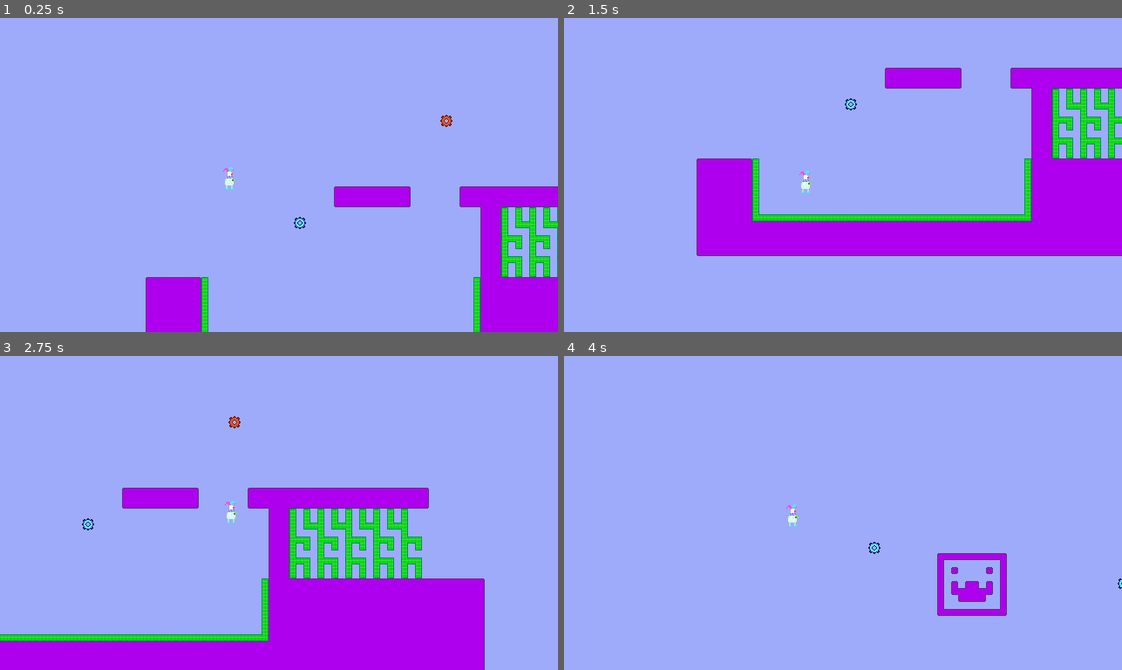
Above: before the commit, frames 1-4 (two rows, left to right).
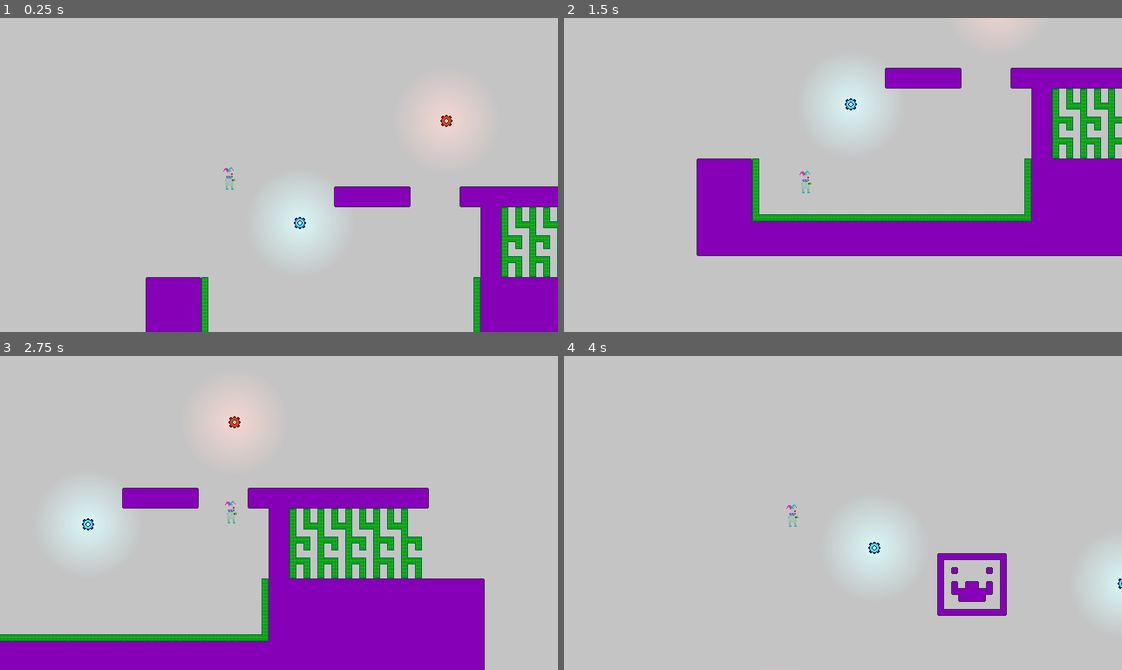
Above: after the commit, the same moments.

Repository: Person552/tower-swing
Game: Godot game, scene res://scenes/main.tscn
The game is run twice, just before and just after one commit, with the same random seed, the same clock (stepped at 60 frames per second) and the same inputs. Sound files missing from this copy of the repository are replaced by a short silence.
Inputs:
- Up to frame 1 (0.25 s): no input
- Up to frame 2 (1.5 s): tap Enter (ui_accept) at 0.5, 0.77 s; tap Space (hook) at 0.6, 1.35 s
- Up to frame 3 (2.75 s): tap Enter (ui_accept) at 1.52 s; tap Space (hook) at 2.1 s
- Up to frame 4 (4 s): tap Space (hook) at 2.85, 3.6 s; tap Enter (ui_accept) at 3.02, 3.77 s

The runs differ from the first frame. In frame 1, 100% of the frame differs, in the area x 0-100%, y 0-100%; in frame 2, 100%; in frame 3, 100%; in frame 4, 100%.

Commit message:
basic lighting

Diff:
--- a/project.godot
+++ b/project.godot
@@ -58,4 +58,4 @@
 rendering_device/driver.windows="d3d12"
 renderer/rendering_method="gl_compatibility"
 renderer/rendering_method.mobile="gl_compatibility"
-environment/defaults/default_clear_color=Color(0.61423445, 0.672486, 0.9791382, 1)
+environment/defaults/default_clear_color=Color(0.004254057, 0.0051382263, 0.012061696, 1)
--- a/scenes/hook_point.tscn
+++ b/scenes/hook_point.tscn
@@ -182,6 +182,17 @@
 "name": &"swing_hooked",
 "speed": 5.0
 }]
+
+[sub_resource type="Gradient" id="Gradient_y31g3"]
+colors = PackedColorArray(1, 1, 1, 1, 0, 0, 0, 1)
+
+[sub_resource type="GradientTexture2D" id="GradientTexture2D_hawv6"]
+gradient = SubResource("Gradient_y31g3")
+width = 128
+height = 128
+fill = 1
+fill_from = Vector2(0.5, 0.5)
+fill_to = Vector2(1, 0.5)
 
 [node name="HookPoint" type="Node2D" unique_id=946499217]
 script = ExtResource("1_y31g3")
@@ -190,3 +201,9 @@
 z_index = -1
 sprite_frames = SubResource("SpriteFrames_psq6u")
 animation = &"swing"
+
+[node name="PointLight2D" type="PointLight2D" parent="." unique_id=613389608]
+position = Vector2(-3.8146973e-06, -3.8146973e-06)
+color = Color(0.42745098, 1, 1, 1)
+energy = 0.2
+texture = SubResource("GradientTexture2D_hawv6")
--- a/scenes/main.tscn
+++ b/scenes/main.tscn
@@ -8,7 +8,26 @@
 [ext_resource type="PackedScene" uid="uid://dtrurqm5eg5uu" path="res://scenes/hook_point.tscn" id="6_tefeu"]
 [ext_resource type="Script" uid="uid://bxnha6v8kicd6" path="res://scripts/copycat_clown.gd" id="7_o6xl0"]
 
+[sub_resource type="Gradient" id="Gradient_o6xl0"]
+offsets = PackedFloat32Array(0, 0.8674699)
+colors = PackedColorArray(1, 1, 1, 1, 1, 1, 1, 1)
+
+[sub_resource type="GradientTexture2D" id="GradientTexture2D_y31g3"]
+gradient = SubResource("Gradient_o6xl0")
+
 [node name="Main" type="Node2D" unique_id=1870406462]
+
+[node name="Ejrms" type="Sprite2D" parent="." unique_id=813113161]
+z_index = -10
+position = Vector2(459.5581, 15.441864)
+scale = Vector2(31.982557, 19.98256)
+texture = SubResource("GradientTexture2D_y31g3")
+
+[node name="Camera2D" type="Camera2D" parent="." unique_id=280715277]
+script = ExtResource("4_tbgi4")
+
+[node name="CanvasModulate" type="CanvasModulate" parent="." unique_id=340609600]
+color = Color(0.7666196, 0.76661956, 0.76661956, 1)
 
 [node name="MusicManager" type="Node" parent="." unique_id=740568318]
 script = ExtResource("1_sugp2")
@@ -20,9 +39,6 @@
 [node name="TileMapLayer" type="TileMapLayer" parent="." unique_id=123259617]
 tile_map_data = PackedByteArray("AABCABwAAQACAAMAAABCABsAAQACAAIAAABCABoAAQACAAIAAABCABkAAQACAAIAAABCABgAAQACAAIAAABCAB …(17424 unchanged characters)…
 tile_set = ExtResource("1_o5qli")
-
-[node name="Camera2D" type="Camera2D" parent="." unique_id=280715277]
-script = ExtResource("4_tbgi4")
 
 [node name="HookPoints" type="Node" parent="." unique_id=579849264]
 
--- a/scripts/hook_point.gd
+++ b/scripts/hook_point.gd
@@ -1,10 +1,17 @@
 @tool
 extends Node2D
+
+const TYPE_COLORS = {
+	"swing":Color("6dffff"),
+	"pull":Color("ef5f4a"),
+	"loop": Color("fee114")
+}
 
 @export_enum("swing", "pull", "loop") var type = "swing" :
 	set(new_type) :
 		type = new_type
 		$AnimatedSprite2D.animation = type
+		$PointLight2D.color = TYPE_COLORS[type]
 @export var id : int
 
 @export var set_release_angle = false
